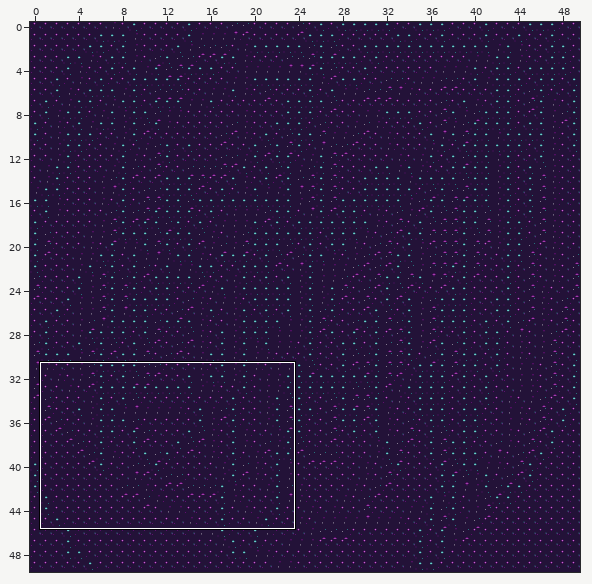
Two versions of a level (Tiled map, assets/map/open_world_map.tmx). The picture above shows the old version from afar; the outline marks the close-up.
Close-up. Before the commit:
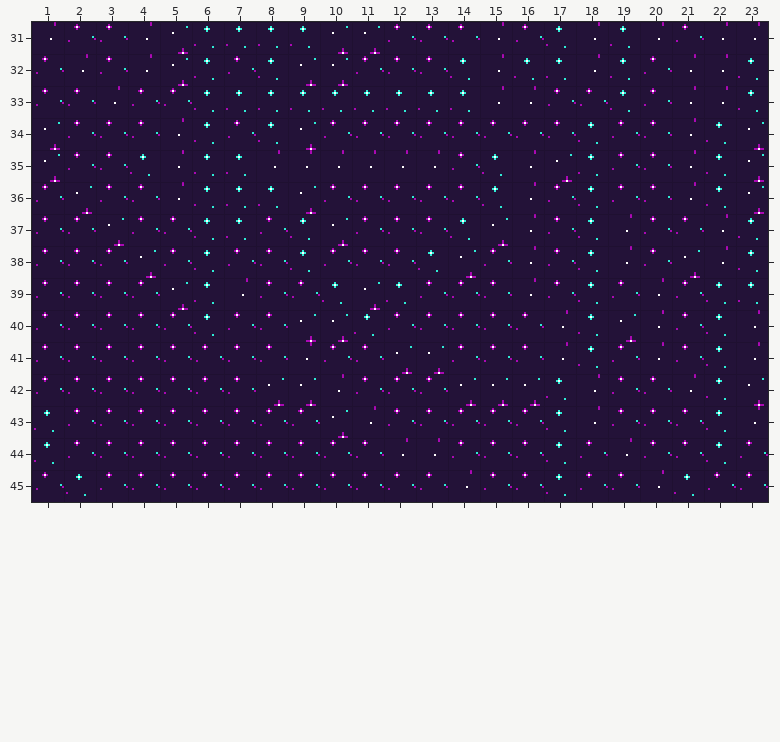
Cells are 32x32 px. Shown: x 1..23, y 31..45. The commit also changed other parts of the map, which this record leaves out.
The result:
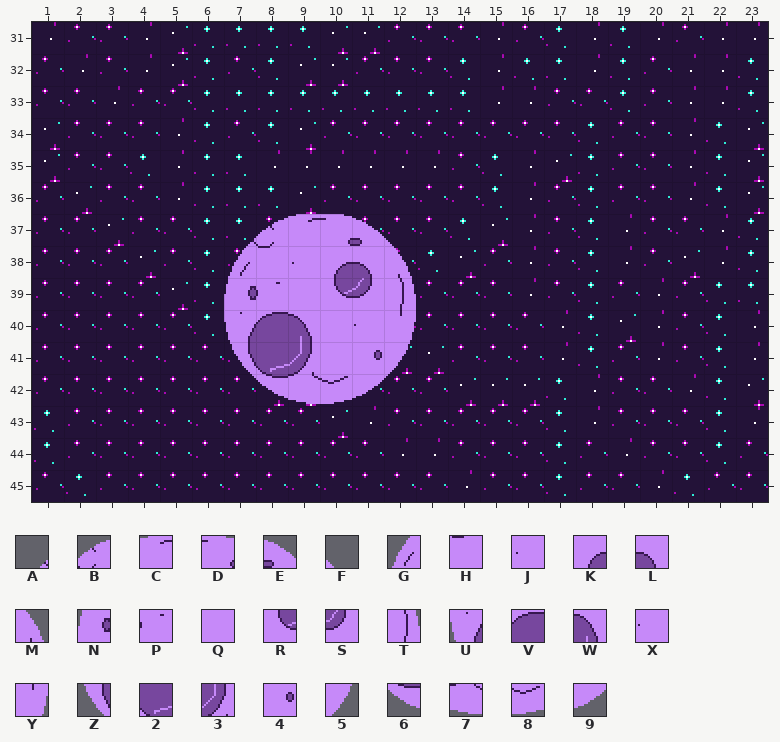
Key: from "map_sky_planets": A 0, B 1, C 2, D 3, E 4, F 5, G 18, H 19, J 20, K 21, L 22, M 23, N 36, P 37, Q 38, R 39, S 40, T 41, U 54, V 55, W 56, X 58, Y 59, Z 72, 2 73, 3 74, 4 76, 5 77, 6 91, 7 92, 8 93, 9 94.
_ is an empty cell.
Tiles of an added or newly shown layer are drawn over the layers below it.
Commit: added a planet to the tile map
From old to new:
{"where": "layer \"planets\" (added)"}
{"y":37,"x":7,"old":"______","new":"ABCDEF"}
{"y":38,"x":7,"old":"______","new":"GHJKLM"}
{"y":39,"x":7,"old":"______","new":"NPQRST"}
{"y":40,"x":7,"old":"______","new":"UVWQXY"}
{"y":41,"x":7,"old":"______","new":"Z23Q45"}
{"y":42,"x":8,"old":"____","new":"6789"}
{"label":"added","picture_box":[224,214,416,404]}
